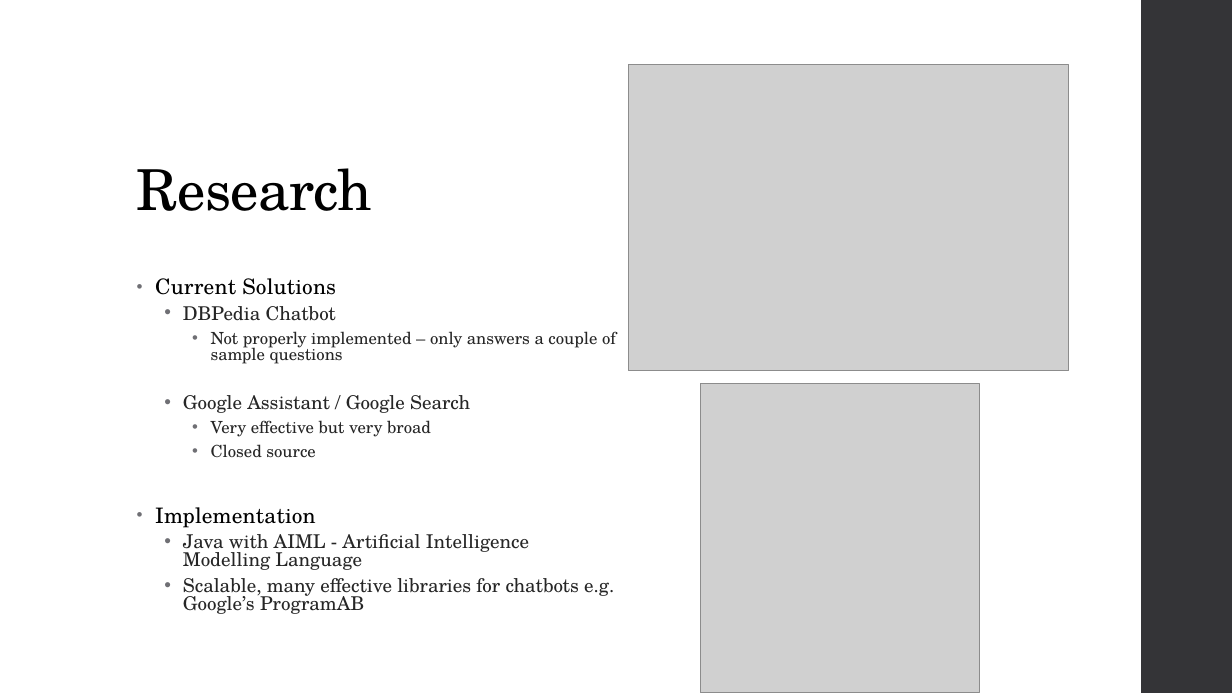
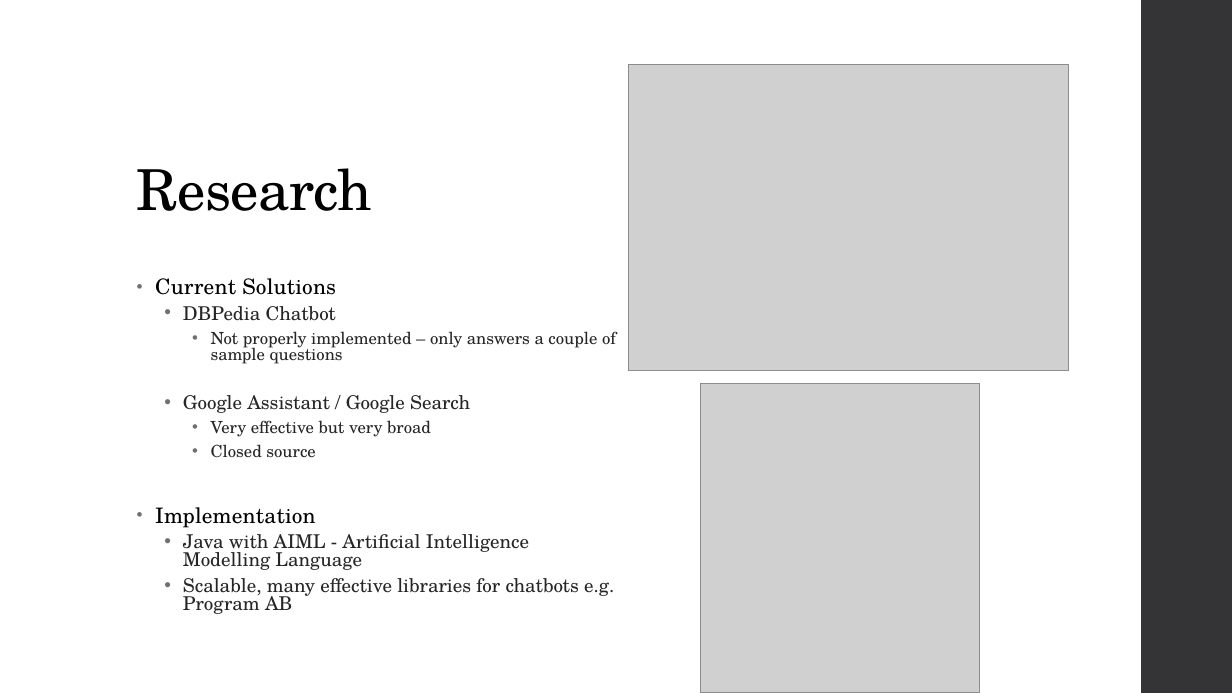
Before and after one commit to awt95/wikibot, a slide deck: slide 5 of Interim Presentation.pptx. Drawn at 1232x693 pixels with LibreOffice and Linux fonts; fonts in the diff are those of the drawing; grey boxes stand for pictures. Boxes give left, top, right and bottom in pixels: in the first picture for what was removed or moved away, otherwise in the second. Text is boxed around its words. In the diff, an @@ line names an element or a change of style, - is before the commit and + after.

```diff
--- a/Interim Presentation.pptx
+++ b/Interim Presentation.pptx
@@ text at bbox=[183, 578, 614, 614]: text changed @@
-  • Scalable, many effective libraries for chatbots e.g. Google’s ProgramAB
+  • Scalable, many effective libraries for chatbots e.g. Program AB
```
Also in this commit, not shown: 8 other files.
